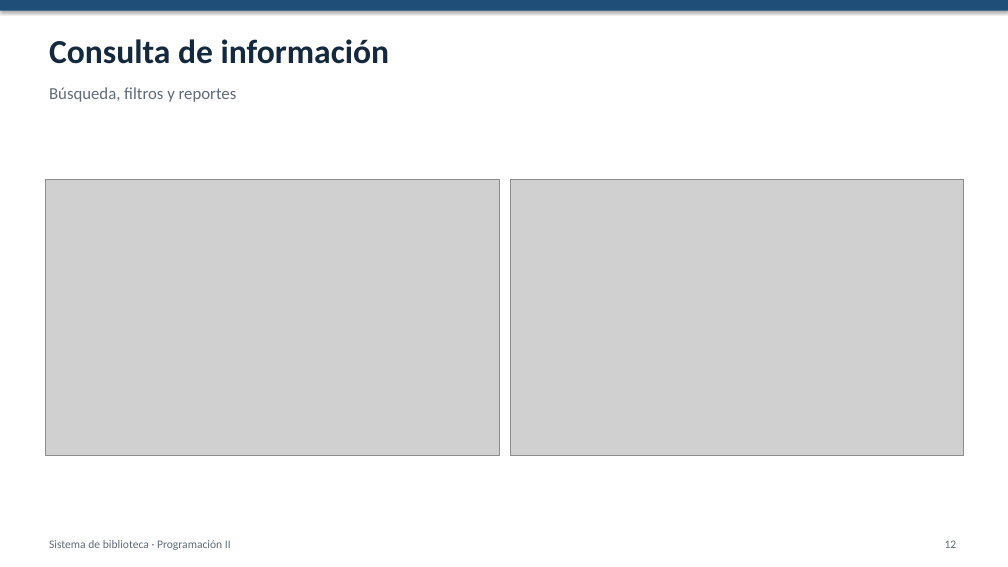
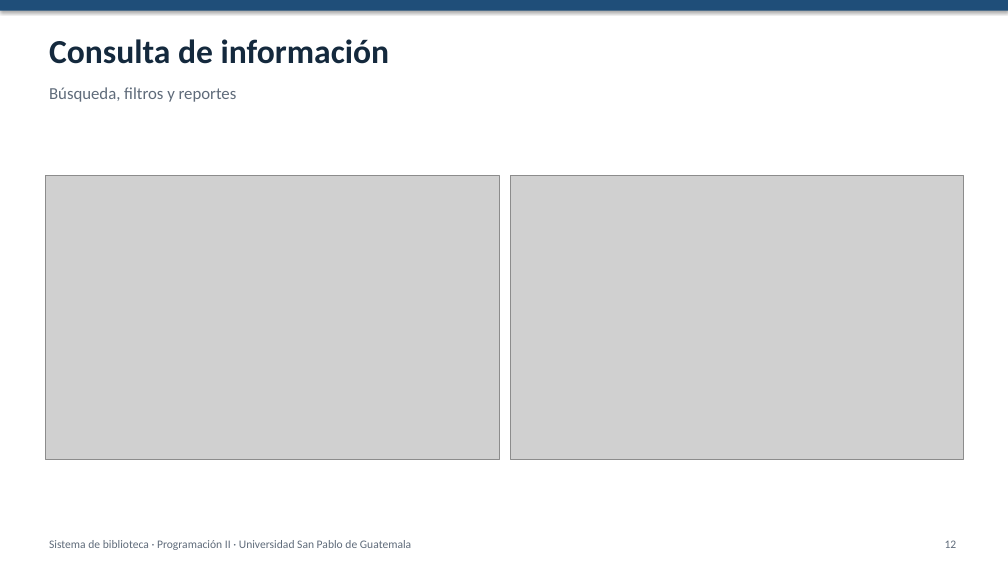
Before and after one commit to USPG-Angels-Workspace/sistema-biblioteca, a slide deck: slide 12 of docs/Presentacion.pptx. Drawn at 1008x567 pixels with LibreOffice and Linux fonts; fonts in the diff are those of the drawing; grey boxes stand for pictures. Boxes give left, top, right and bottom in pixels: in the first picture for what was removed or moved away, otherwise in the second. Text is boxed around its words. In the diff, an @@ line names an element or a change of style, - is before the commit and + after.

```diff
--- a/docs/Presentacion.pptx
+++ b/docs/Presentacion.pptx
@@ picture: place and size @@
-picture at (45, 179, 499, 456)
+picture at (45, 176, 499, 460)
@@ picture: place and size @@
-picture at (510, 179, 964, 456)
+picture at (510, 176, 964, 460)
@@ text at (49, 540, 411, 550): text changed @@
-Sistema de biblioteca · Programación II
+Sistema de biblioteca · Programación II · Universidad San Pablo de Guatemala
```
Also in this commit, not shown: 15 other slides changed, 2 slides added, 2 slides removed.
